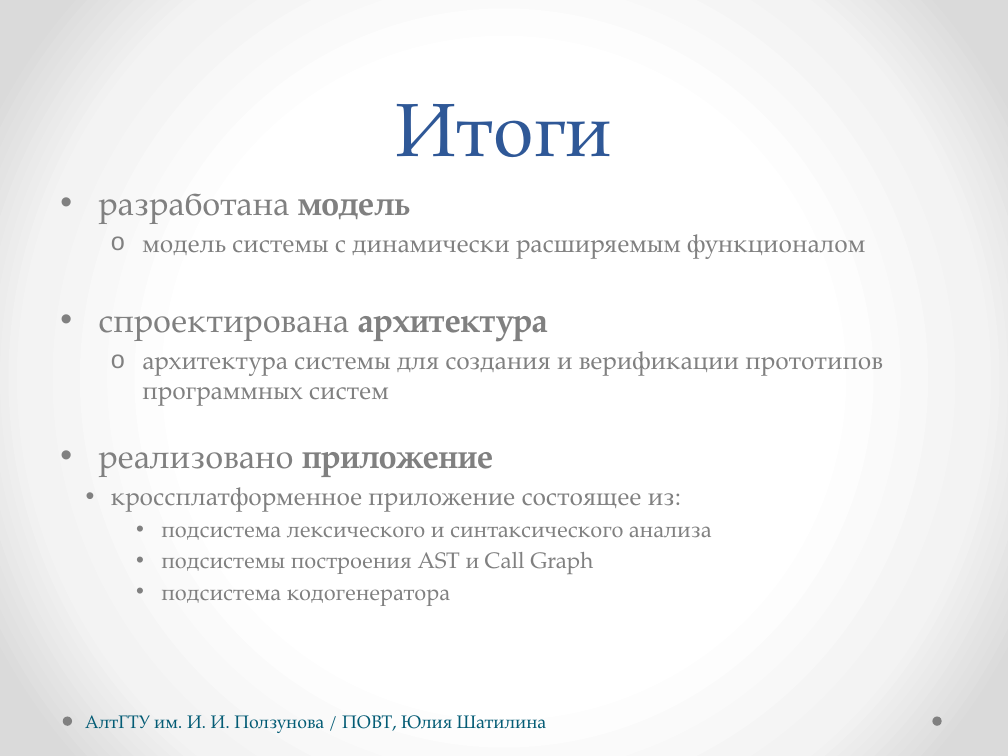
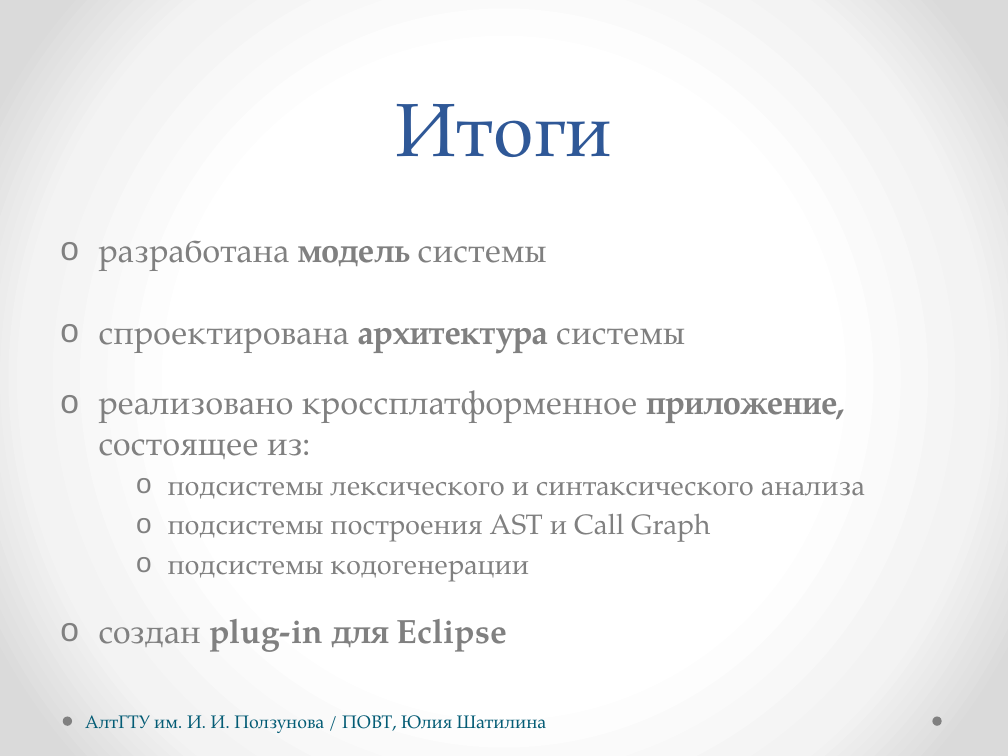
Before and after one commit to hisohito/proto-doc, a slide deck: slide 11 of shatilina.pptx. Drawn at 1008x756 pixels with LibreOffice and Linux fonts; fonts in the diff are those of the drawing. Boxes give left, top, right and bottom in pixels: in the first picture for what was removed or moved away, otherwise in the second. Text is boxed around its words. In the diff, an @@ line names an element or a change of style, - is before the commit and + after.

```diff
--- a/shatilina.pptx
+++ b/shatilina.pptx
@@ text at [98,241,865,499]: text changed; size 18 to 24 pt @@
-• разработана модель
-  o модель системы с динамически расширяемым функционалом
-• спроектирована архитектура
-  o архитектура системы для создания и верификации прототипов программных систем
-• реализовано приложение
-    • кроссплатформенное приложение состоящее из:
-      • подсистема лексического и синтаксического анализа
+o разработана модель системы
+o спроектирована архитектура системы
+o реализовано кроссплатформенное приложение, состоящее из:
+      o подсистемы лексического и синтаксического анализа
@@ text at [168,514,710,542]: size 16 to 20 pt in "подсистемы построения AST и Call Graph"; bullet • to o @@
@@ text at [98,561,529,652]: text changed; size 16 to 20 pt @@
-      • подсистема кодогенератора
+      o подсистемы кодогенерации
+o создан plug-in для Eclipse
```
Also in this commit, not shown: 1 other slide changed, 3 other files.
